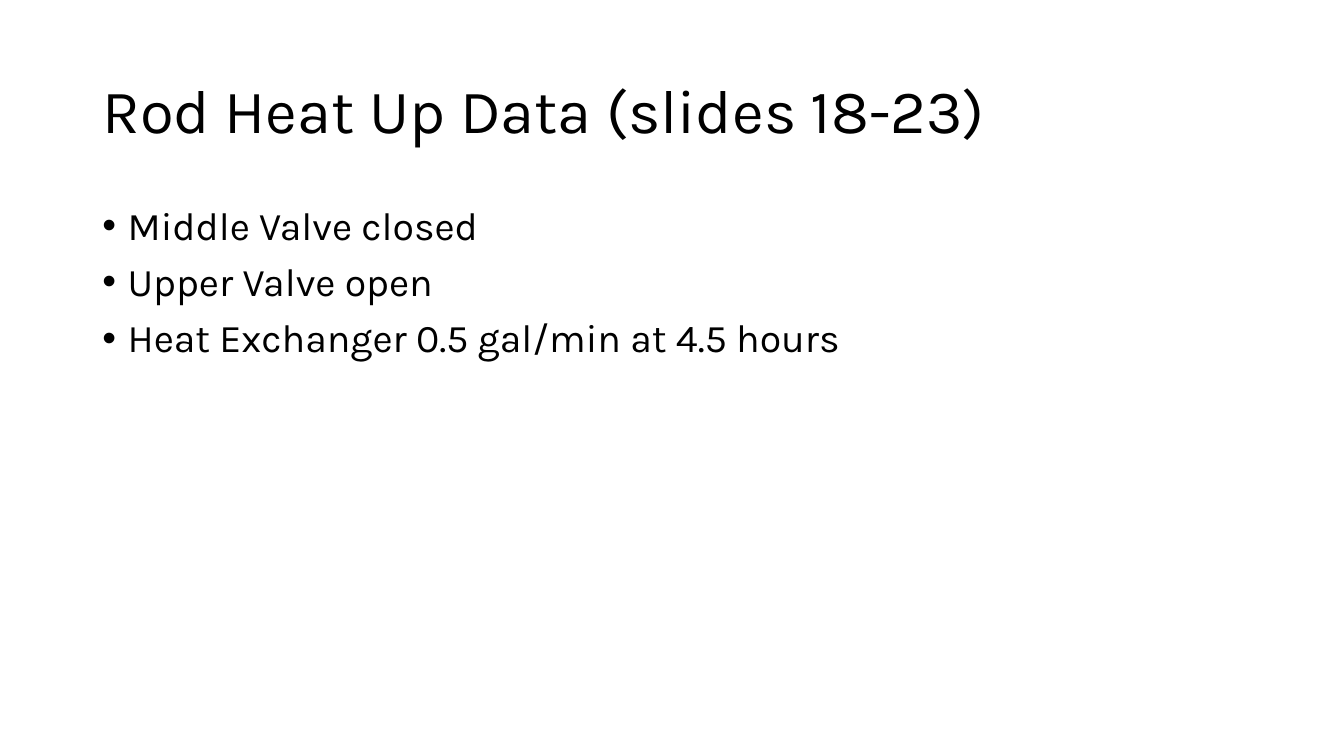
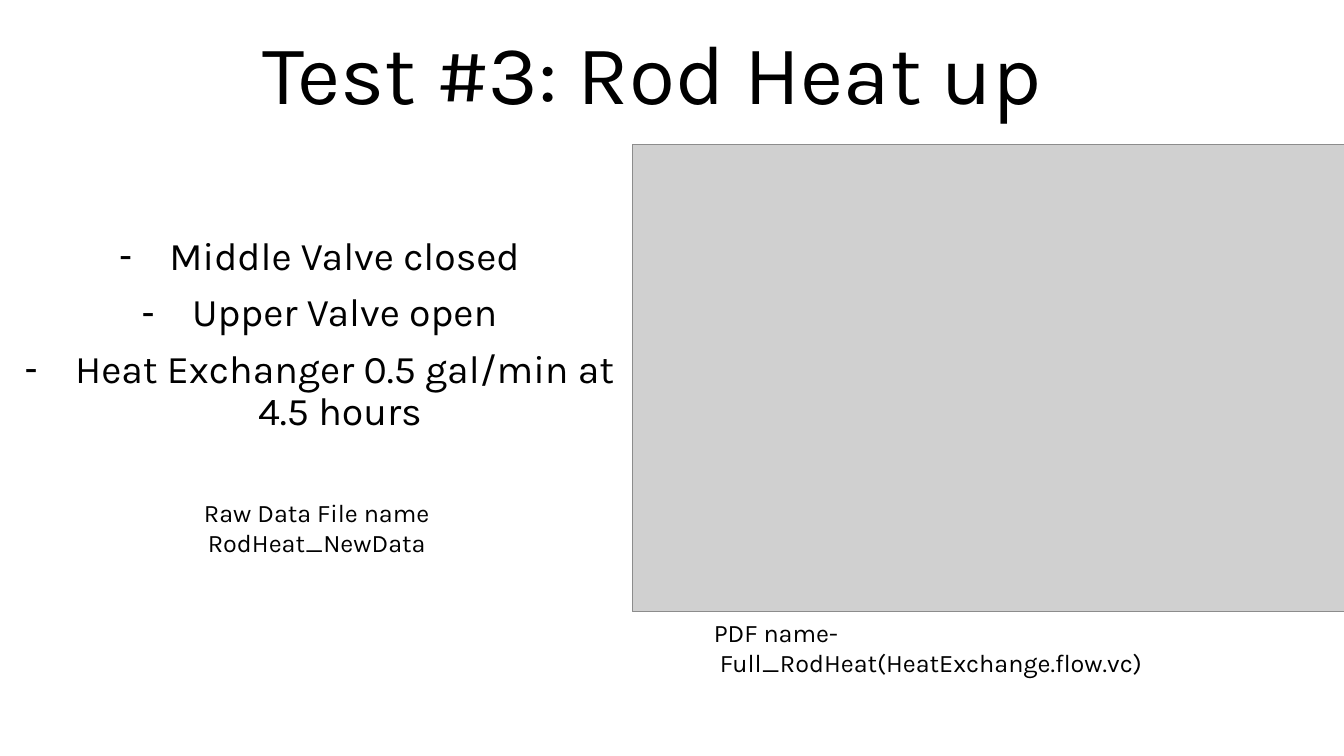
Before and after one commit to ARTS-Laboratory/thermal-loop, a slide deck: slide 6 of resources/Thermal_loop_data/Thermal Loop Data Graphs.pptx (slide 17 before the commit). Drawn at 1344x756 pixels with LibreOffice and Linux fonts; fonts in the diff are those of the drawing; grey boxes stand for pictures. Boxes give left, top, right and bottom in pixels: in the first picture for what was removed or moved away, otherwise in the second. Text is boxed around its words. In the diff, an @@ line names an element or a change of style, - is before the commit and + after.

```diff
--- a/resources/Thermal_loop_data/Thermal Loop Data Graphs.pptx
+++ b/resources/Thermal_loop_data/Thermal Loop Data Graphs.pptx
@@ title added at box(262, 46, 1042, 124), 60 pt, text #000000 @@
+Test #3: Rod Heat up
@@ title removed at box(102, 88, 984, 148) @@
-Rod Heat Up Data (slides 18-23)
@@ picture added at box(632, 144, 1344, 612) @@
@@ text "Middle Valve closed": place and size @@
-text "Middle Valve closed" at box(128, 213, 839, 362)
+text "Middle Valve closed" at box(75, 243, 614, 426)
@@ text "Middle Valve closed" at box(75, 243, 614, 426): alignment left to centre; bullet • to - @@
@@ text added at box(204, 504, 430, 553), 18 pt, text #000000 @@
+Raw Data File name
+RodHeat_NewData
@@ text added at box(714, 626, 1142, 678), 18 pt, text #000000 @@
+PDF name- Full_RodHeat(HeatExchange.flow.vc)
```
Also in this commit, not shown: 5 other slides changed, 16 slides removed.
